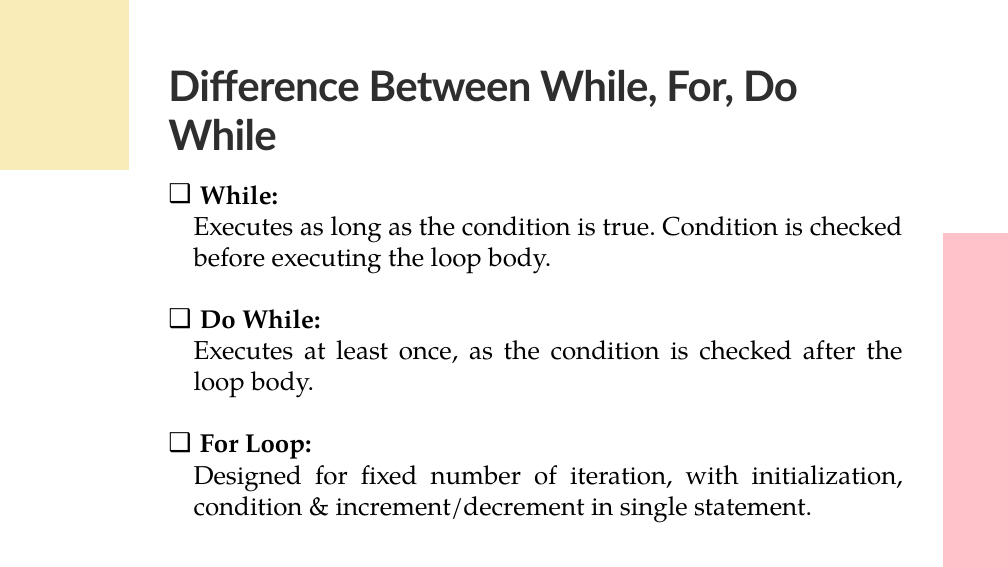
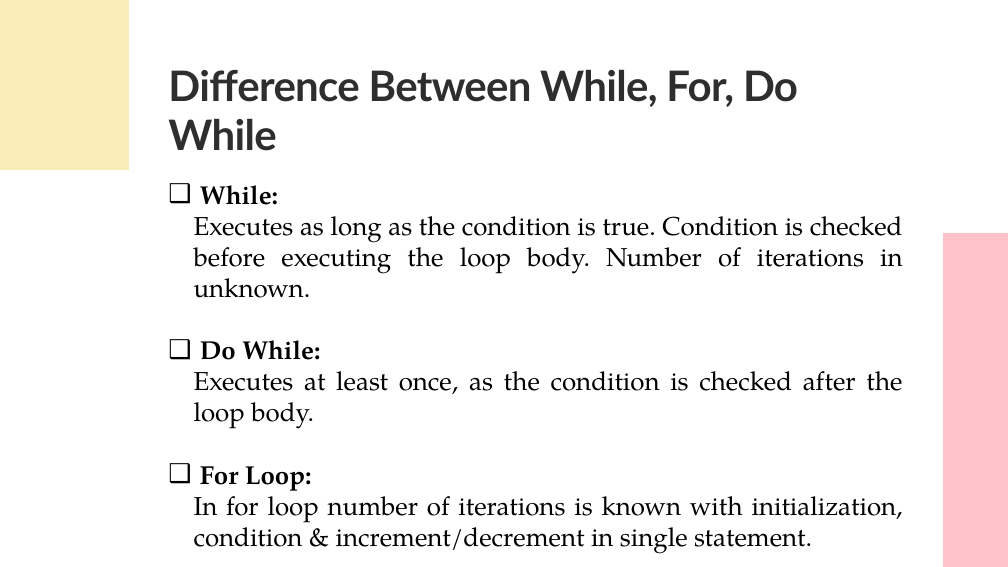
Before and after one commit to UKhayam/Programming-Fundamentals, a slide deck: slide 6 of PF-Lecture-06.pptx (slide 7 before the commit). Drawn at 1008x567 pixels with LibreOffice and Linux fonts; fonts in the diff are those of the drawing. Boxes give left, top, right and bottom in pixels: in the first picture for what was removed or moved away, otherwise in the second. Text is boxed around its words. In the diff, an @@ line names an element or a change of style, - is before the commit and + after.

```diff
--- a/PF-Lecture-06.pptx
+++ b/PF-Lecture-06.pptx
@@ text at box(194, 216, 903, 298): text changed @@
-  Executes as long as the condition is true. Condition is checked before executing the loop body.
+  Executes as long as the condition is true. Condition is checked before executing the loop body. Number of iterations in unknown.
@@ text at box(194, 488, 903, 554): text changed @@
-  Designed for fixed number of iteration, with initialization, condition & increment/decrement in single statement.
+  In for loop number of iterations is known with initialization, condition & increment/decrement in single statement.
```
Also in this commit, not shown: 2 other slides changed, 1 slide removed, 1 other file.
